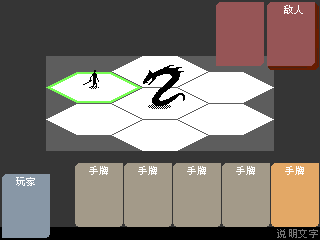
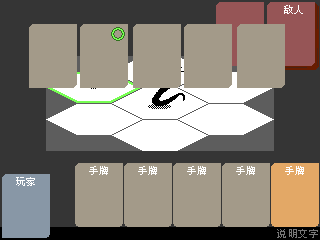
The second 320×240 image is a revision of the first. Changes to its layers:
added group "reward" with 7 layers above "敌人牌" over [left=29, top=24, right=285, bottom=88]
added layer "图层 10" in group "reward" over [left=111, top=27, right=125, bottom=41]
added layer "图层 1 拷贝 9" in group "reward" over [left=184, top=24, right=232, bottom=88]
added layer "图层 1 拷贝 7" in group "reward" over [left=237, top=24, right=285, bottom=88]
added layer "图层 1 拷贝 6" in group "reward" over [left=80, top=24, right=128, bottom=88]
added layer "图层 1 拷贝 5" in group "reward" over [left=29, top=24, right=77, bottom=88]
added layer "图层 1 拷贝 4" in group "reward" over [left=133, top=24, right=181, bottom=88]
